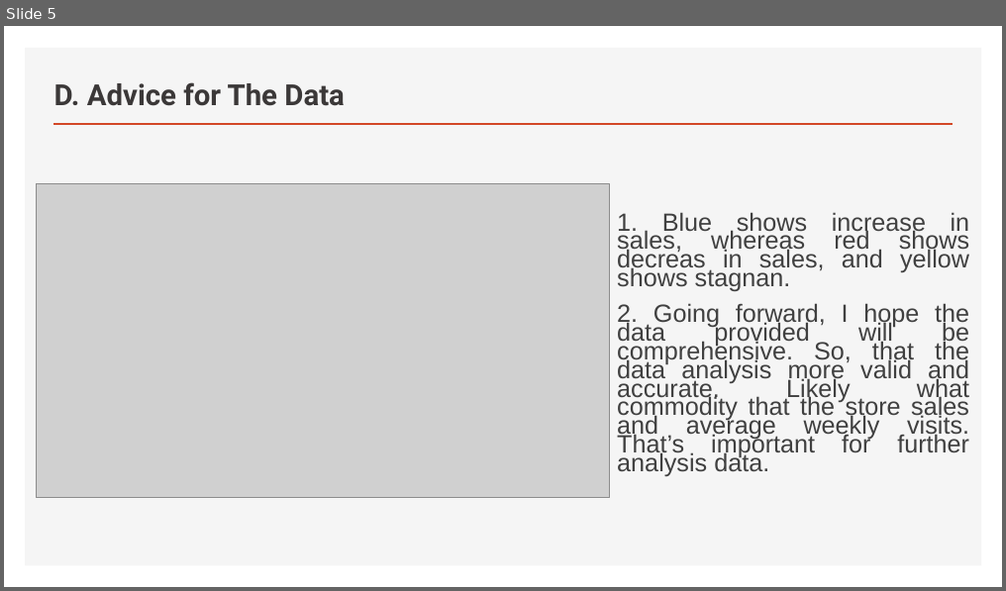
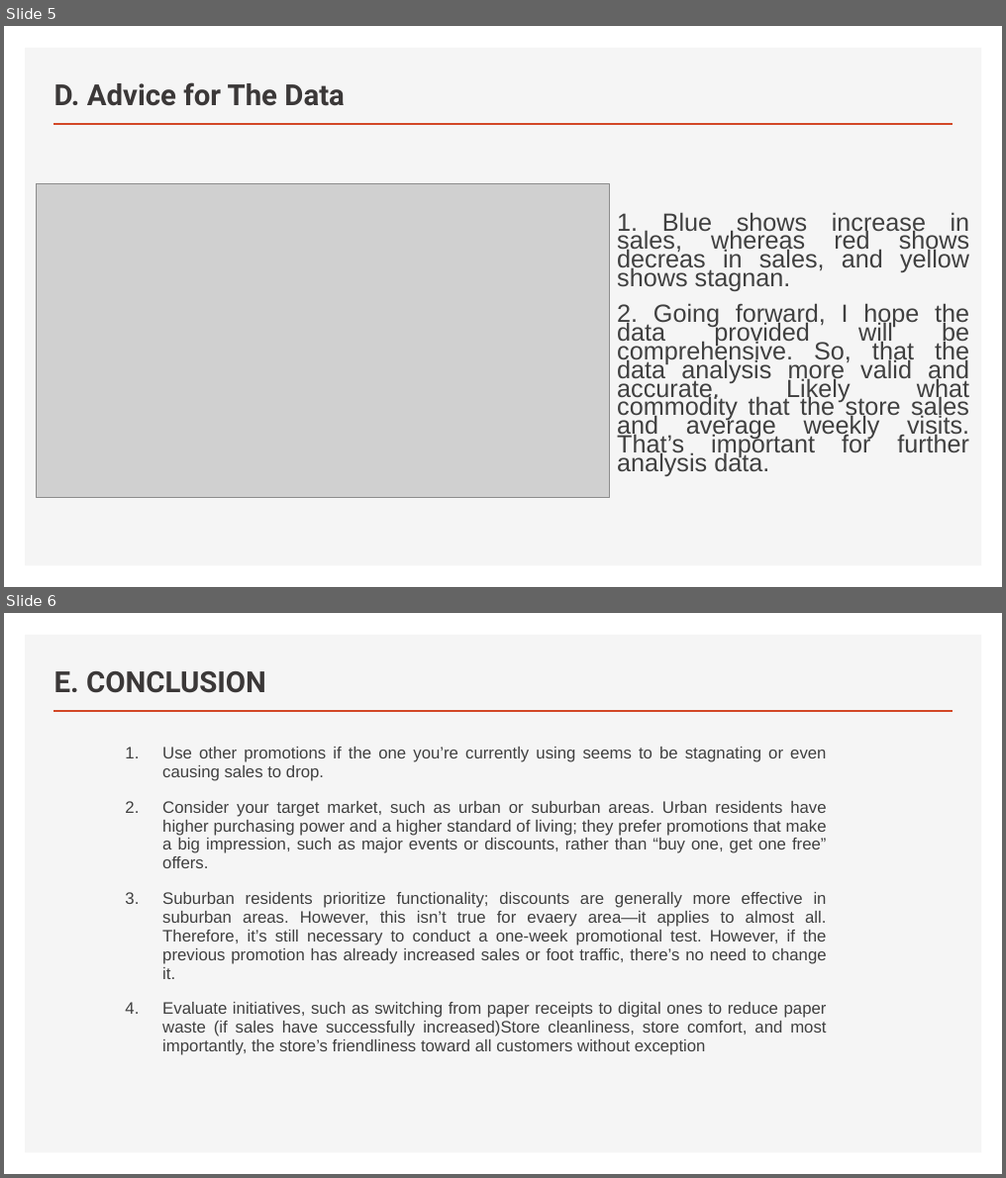
Before and after one commit to andin870/ANDIN-S-WORK, a slide deck: report_promotion.pptx. Shown one above the other, each under a label of ours: slide 5 before the commit, slides 5 and 6 after it. The pictures are 1006x591 and 1006x1178 pixels, drawn with LibreOffice and Linux fonts; fonts in the diff are those of the drawing; grey boxes stand for pictures. Boxes give left, top, right and bottom in pixels: in the first picture for what was removed or moved away, otherwise in the second. Text is boxed around its words. In the diff, an @@ line names an element or a change of style, - is before the commit and + after.

```diff
--- a/report_promotion.pptx
+++ b/report_promotion.pptx
@@ slide 6 added at box(4, 613, 1002, 1174), background #FFFFFF; not listed: 2 template elements that a slide beside it also shows @@
@@ title added at box(54, 671, 266, 693), 28 pt, text #3B3838, bold @@
+E. CONCLUSION
@@ text added at box(162, 747, 827, 1056), 16 pt, text #404040 @@
+1. Use other promotions if the one you’re currently using seems to be stagnating or even causing sales to drop.
+2. Consider your target market, such as urban or suburban areas. Urban residents have higher purchasing power and a higher standard of living; they prefer promotions that make a big impression, such as major events or discounts, rather than “buy one, get one free” offers.
+3. Suburban residents prioritize functionality; discounts are generally more effective in suburban areas. However, this isn’t true for evaery area—it applies to almost all. Therefore, it’s still necessary to conduct a one-week promotional test. However, if the previous promotion has already increased sales or foot traffic, there’s no need to change it.
+4. Evaluate initiatives, such as switching from paper receipts to digital ones to reduce paper waste (if sales have successfully increased)Store cleanliness, store comfort, and most importantly, the store’s friendliness toward all customers without exception
```
Also in this commit, not shown: 1 slide changed.
